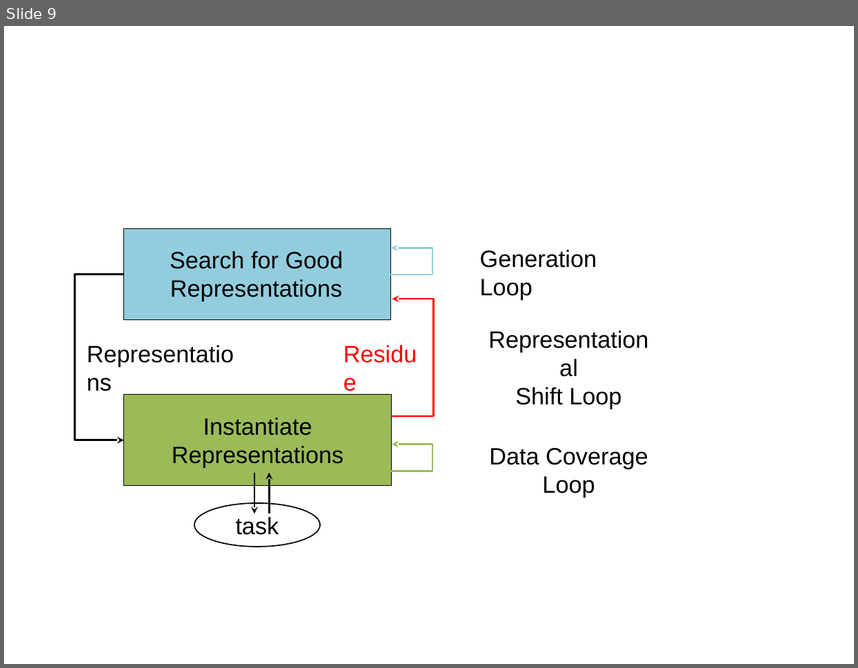
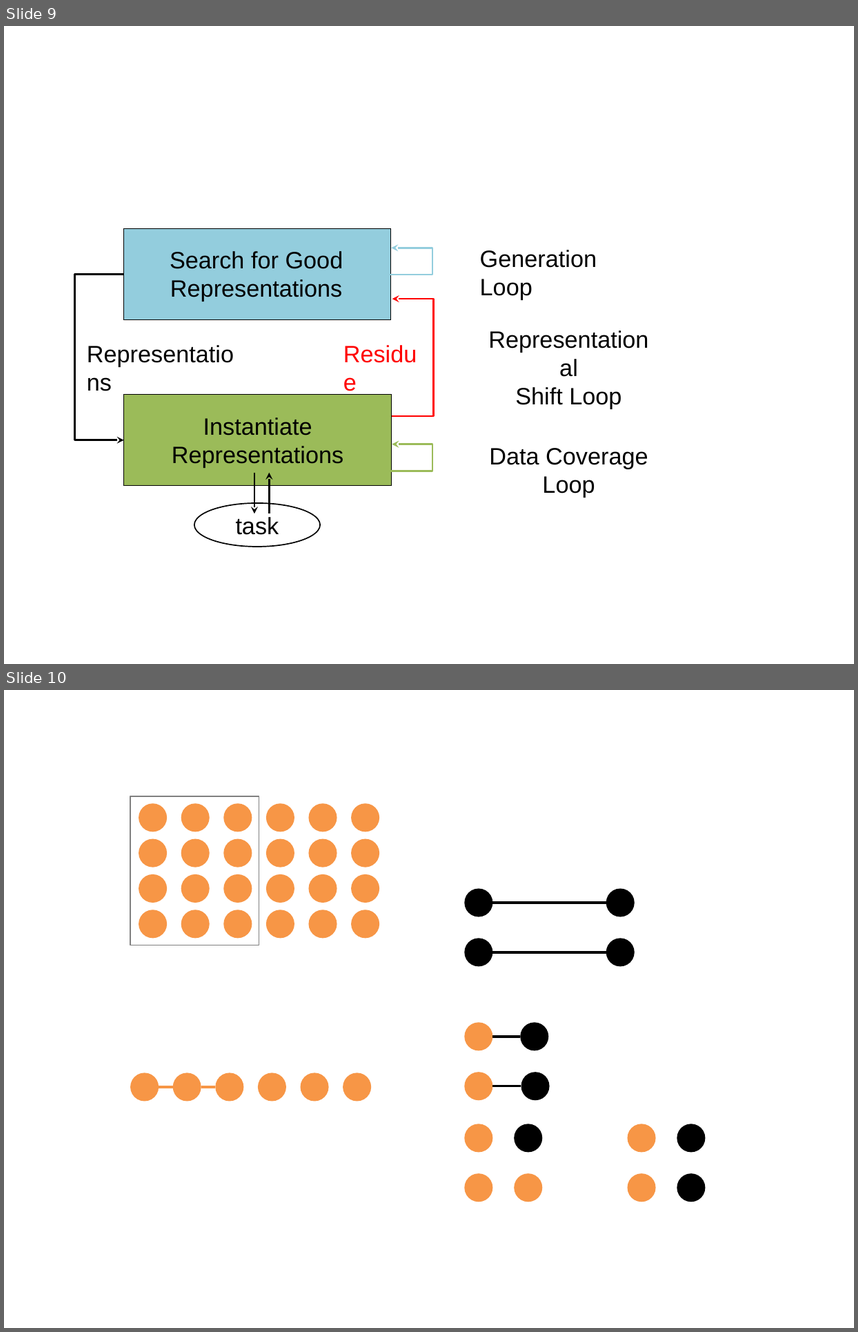
Before and after one commit to phongvis/thesis, a slide deck: Figs/figures.pptx. Shown one above the other, each under a label of ours: slide 9 before the commit, slides 9 and 10 after it. The pictures are 858x668 and 858x1332 pixels, drawn with LibreOffice and Linux fonts; fonts in the diff are those of the drawing. Boxes give left, top, right and bottom in pixels: in the first picture for what was removed or moved away, otherwise in the second. Text is boxed around its words. In the diff, an @@ line names an element or a change of style, - is before the commit and + after.

```diff
--- a/Figs/figures.pptx
+++ b/Figs/figures.pptx
@@ slide 10 added at (4,690,854,1328), background #FFFFFF @@
@@ rectangle added at (131,796,259,945), fill #FFFFFF, outline #808080 1 pt @@
@@ ellipse added at (139,803,166,831), fill #F79646 @@
@@ ellipse added at (181,803,209,831), fill #F79646 @@
@@ ellipse added at (223,803,252,831), fill #F79646 @@
@@ ellipse added at (266,803,294,831), fill #F79646 @@
@@ ellipse added at (308,803,337,831), fill #F79646 @@
@@ ellipse added at (351,803,379,831), fill #F79646 @@
@@ ellipse added at (139,839,166,867), fill #F79646 @@
@@ ellipse added at (181,839,209,867), fill #F79646 @@
@@ ellipse added at (223,839,252,867), fill #F79646 @@
@@ ellipse added at (266,839,294,867), fill #F79646 @@
@@ ellipse added at (308,839,337,867), fill #F79646 @@
@@ ellipse added at (351,839,379,867), fill #F79646 @@
@@ ellipse added at (139,874,166,903), fill #F79646 @@
@@ ellipse added at (181,874,209,903), fill #F79646 @@
@@ ellipse added at (223,874,252,903), fill #F79646 @@
@@ ellipse added at (266,874,294,903), fill #F79646 @@
@@ ellipse added at (308,874,337,903), fill #F79646 @@
@@ ellipse added at (351,874,379,903), fill #F79646 @@
@@ ellipse added at (139,909,166,938), fill #F79646 @@
@@ ellipse added at (181,909,209,938), fill #F79646 @@
@@ ellipse added at (223,909,252,938), fill #F79646 @@
@@ ellipse added at (266,909,294,938), fill #F79646 @@
@@ ellipse added at (308,909,337,938), fill #F79646 @@
@@ ellipse added at (351,909,379,938), fill #F79646 @@
@@ group added at (465,888,634,966): 4 ellipses, 2 lines @@
@@ group added at (131,1072,371,1101): 6 ellipses, 2 lines @@
@@ group added at (465,1023,549,1100): 4 ellipses, 2 lines @@
@@ group added at (465,1123,705,1201): 8 ellipses @@
```
Also in this commit, not shown: 1 other slide added, 45 other files.
